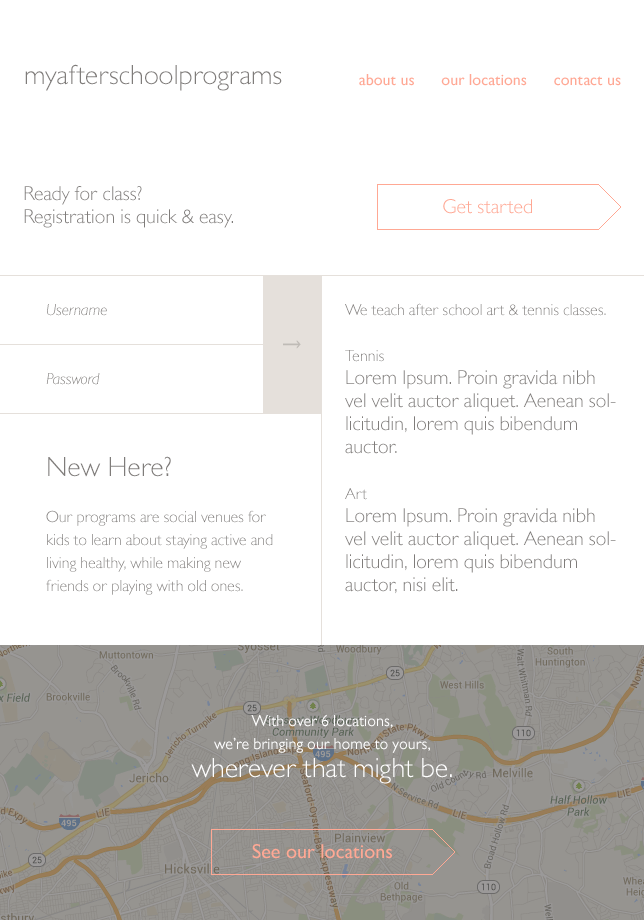
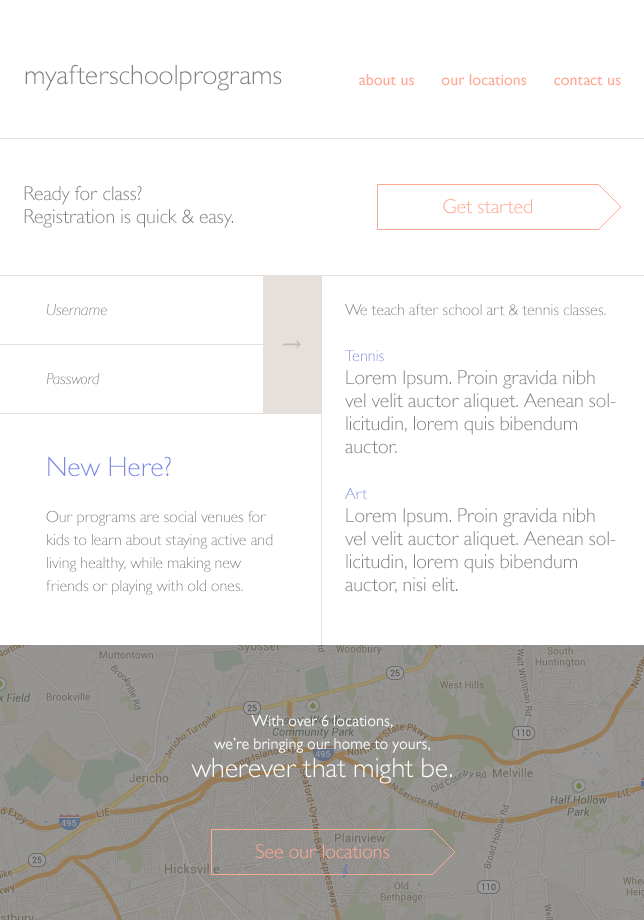
Two versions of the same layered image (644px x 920px). Layer-by-layer changes:
painted on "We teach after school art & tennis classes. Tennis Lorem Ipsum" over 345, 350, 384, 500
painted on "New Here? Our programs are social venues for kids to learn abo" over 48, 456, 171, 477
showed "Shape 1 copy 2" over 0, 138, 644, 139
painted on "See our locations" over 252, 844, 392, 859
